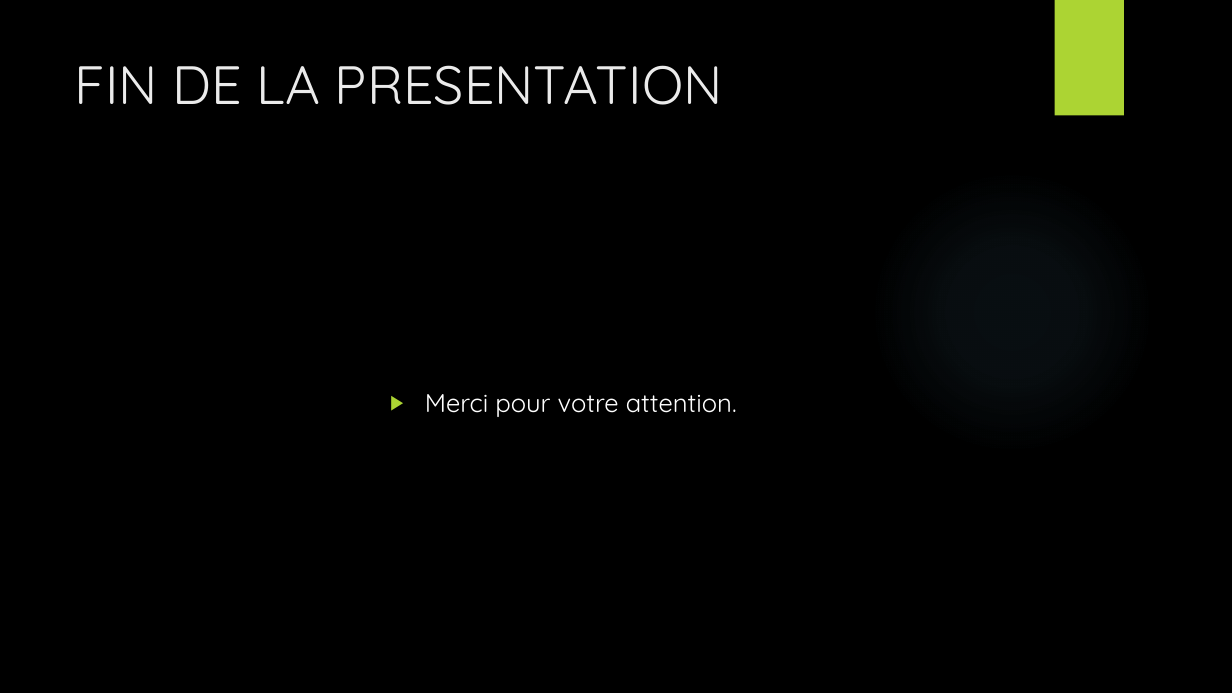
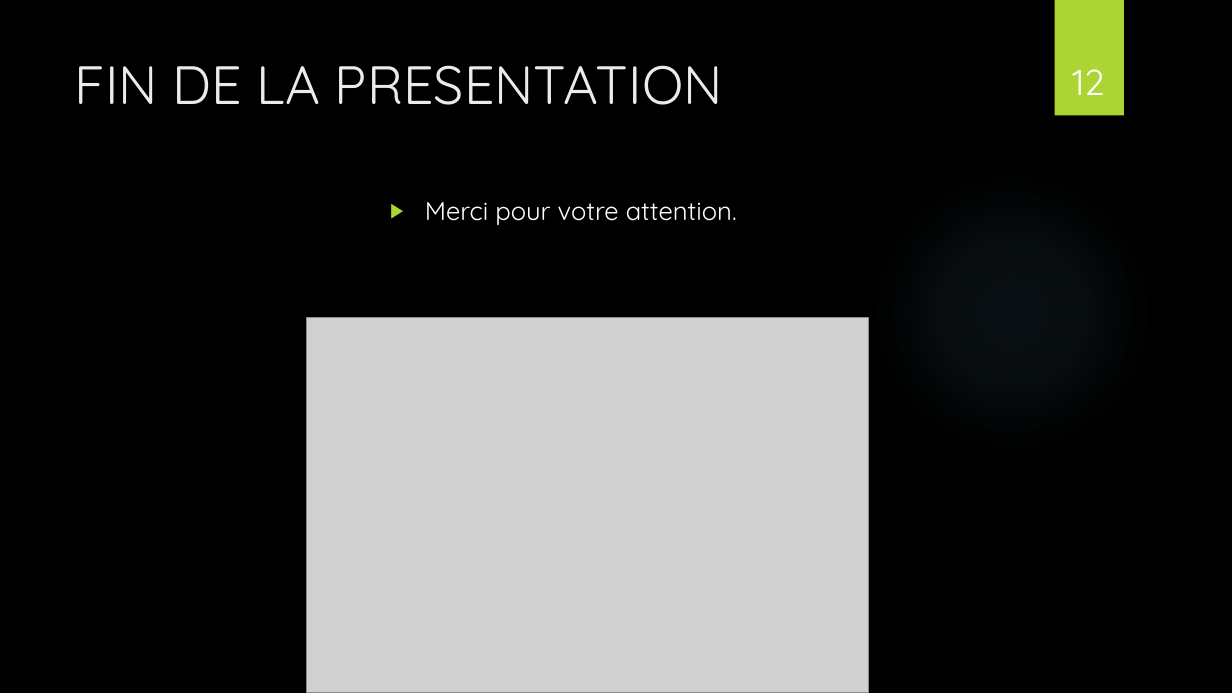
Before and after one commit to gaelherambourg/sorties.com, a slide deck: slide 12 of SORTIR.pptx (slide 9 before the commit). Drawn at 1232x693 pixels with LibreOffice and Linux fonts; fonts in the diff are those of the drawing; grey boxes stand for pictures; background and template pictures are left out. Boxes give left, top, right and bottom in pixels: in the first picture for what was removed or moved away, otherwise in the second. Text is boxed around its words. In the diff, an @@ line names an element or a change of style, - is before the commit and + after.

```diff
--- a/SORTIR.pptx
+++ b/SORTIR.pptx
@@ page number added at <box>1072,69,1104,95</box>, 28 pt, text #FFFFFF @@
+12
@@ text "Merci pour votre attention.": place and size @@
-text "Merci pour votre attention." at <box>425,394,737,417</box>
+text "Merci pour votre attention." at <box>425,202,737,225</box>
@@ picture added at <box>307,318,869,693</box> @@
```
Also in this commit, not shown: 8 other slides changed, 3 slides added, 1 other file.
